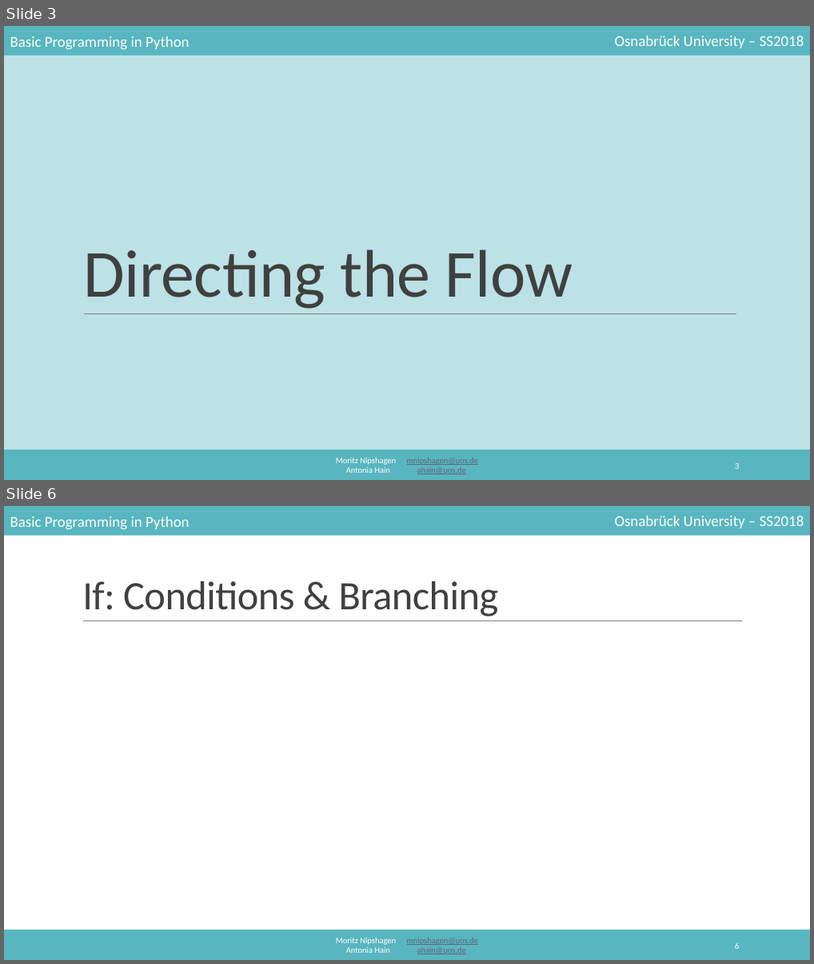
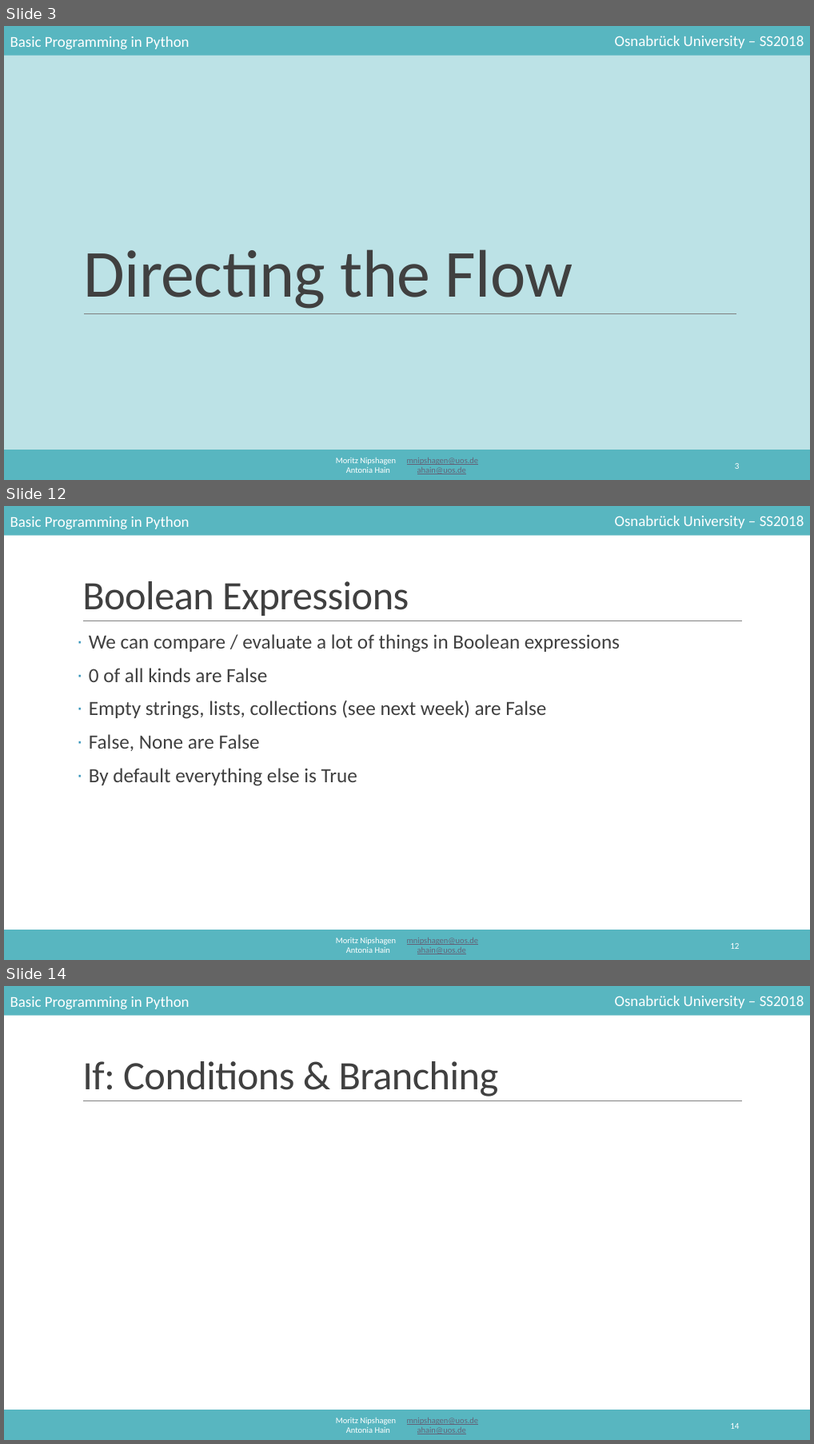
Before and after one commit to mnipshagen/monty, a slide deck: 2018/03/control_structures.pptx. Shown one above the other, each under a label of ours: slides 3 and 6 before the commit, slides 3, 12 and 14 after it; the slides between them are not shown. The pictures are 814x964 and 814x1444 pixels, drawn with LibreOffice and Linux fonts; fonts in the diff are those of the drawing. Boxes give left, top, right and bottom in pixels: in the first picture for what was removed or moved away, otherwise in the second. Text is boxed around its words. In the diff, an @@ line names an element or a change of style, - is before the commit and + after.

```diff
--- a/2018/03/control_structures.pptx
+++ b/2018/03/control_structures.pptx
@@ slide 12 added at <box>4,506,810,960</box>, background #FFFFFF; not listed: 6 template elements that a slide beside it also shows @@
@@ title added at <box>82,581,409,616</box>, 48 pt, text #404040 @@
+Boolean Expressions
@@ text added at <box>89,634,620,786</box>, 24 pt, text #404040 @@
+· We can compare / evaluate a lot of things in Boolean expressions
+· 0 of all kinds are False
+· Empty strings, lists, collections (see next week) are False
+· False, None are False
+· By default everything else is True
@@ page number added at <box>730,943,739,948</box>, 10.5 pt, text #FFFFFF @@
+12
@@ what was slide 6 is now slide 14 @@
@@ page number at <box>730,1423,739,1428</box>: text changed @@
-6
+14
```
Also in this commit, not shown: 3 slides changed, 9 other slides added, 1 other file.
